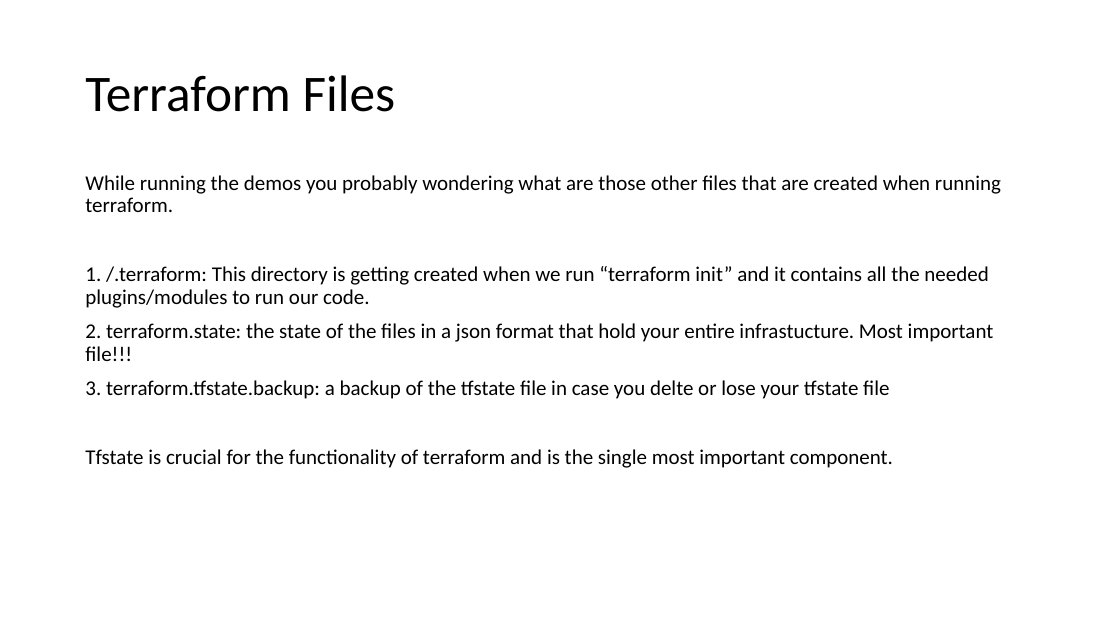
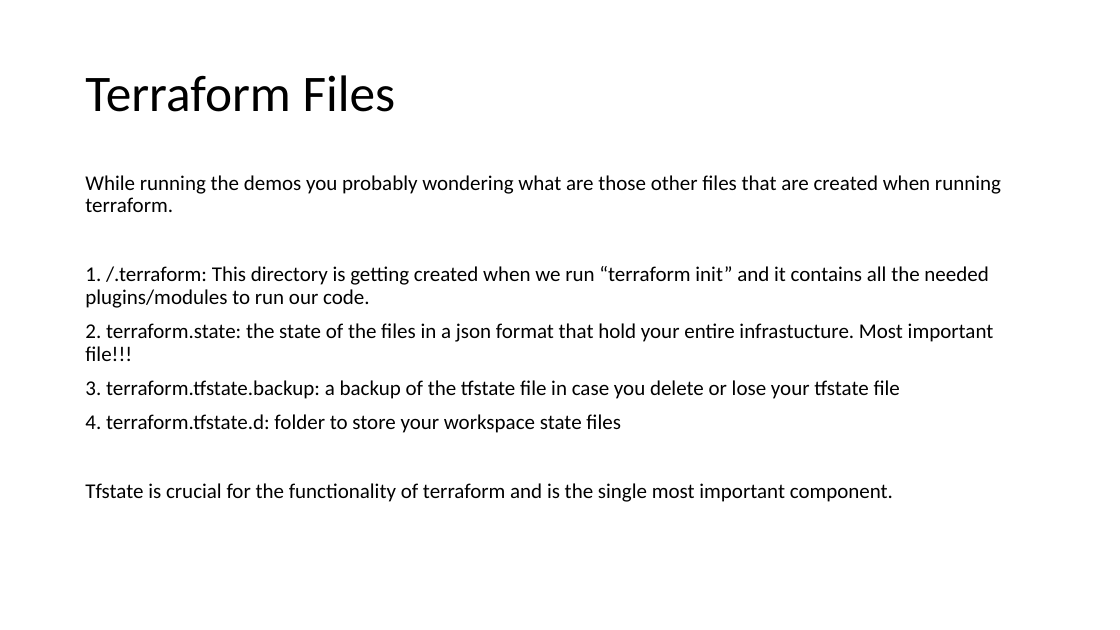
Before and after one commit to JohnMops/tf-demo, a slide deck: slide 7 of tf-demo-presentation.pptx (slide 6 before the commit). Drawn at 1120x630 pixels with LibreOffice and Linux fonts; fonts in the diff are those of the drawing. Boxes give left, top, right and bottom in pixels: in the first picture for what was removed or moved away, otherwise in the second. Text is boxed around its words. In the diff, an @@ line names an element or a change of style, - is before the commit and + after.

```diff
--- a/tf-demo-presentation.pptx
+++ b/tf-demo-presentation.pptx
@@ text at box(85, 380, 900, 433): text changed @@
-3. terraform.tfstate.backup: a backup of the tfstate file in case you delte or lose your tfstate file
+3. terraform.tfstate.backup: a backup of the tfstate file in case you delete or lose your tfstate file
+4. terraform.tfstate.d: folder to store your workspace state files
```
Also in this commit, not shown: 3 other slides changed, 1 slide added.
